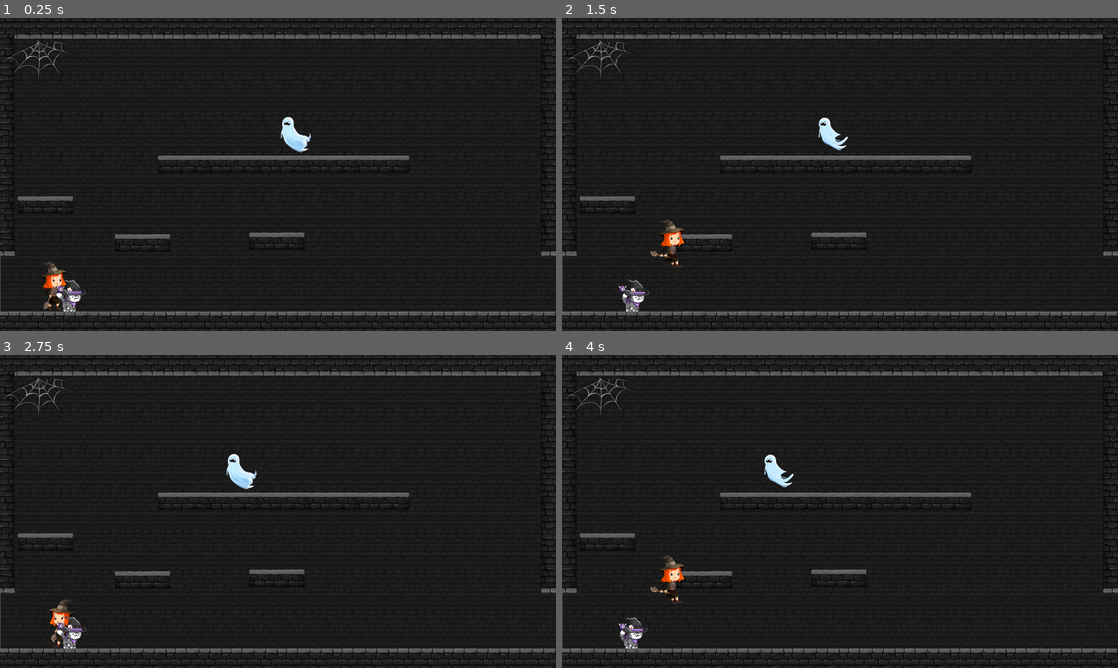
Above: before the commit, frames 1-4 (two rows, left to right).
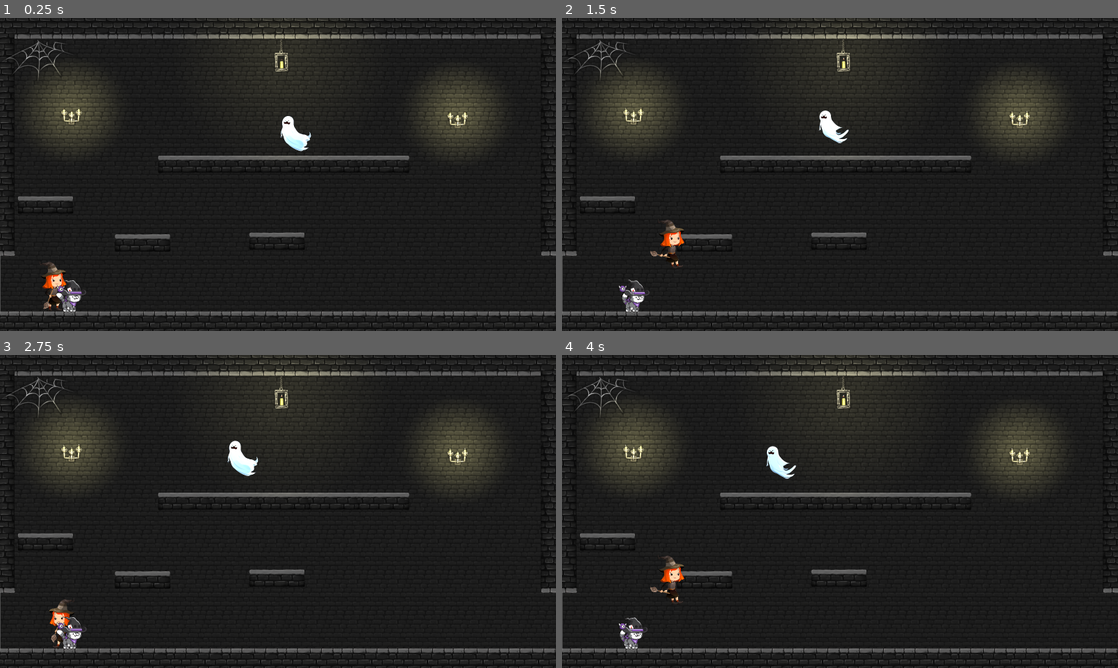
Above: after the commit, the same moments.

Repository: stellar-flame/cauldron
Game: Godot game, scene res://platformer/dungeon_1.tscn
The game is run twice, just before and just after one commit, with the same random seed, the same clock (stepped at 60 frames per second) and the same inputs. This scene is started directly instead of the project's main scene.
Inputs (mouse positions are in pixels of both pictures, inside the frame that each line leads up to):
- Up to frame 1 (0.25 s): no input
- Up to frame 2 (1.5 s): tap Enter (luna_jump) at 0.5, 0.77 s; move the mouse to (962, 158) at 0.52 s; hold Right (luna_right) from 0.53 s (still down); click (962, 158) at 0.6 s; move the mouse to (728, 190) at 1.27 s; click (728, 190) at 1.35 s
- Up to frame 3 (2.75 s): tap Enter (luna_jump) at 1.52 s; move the mouse to (333, 442) at 2.02 s; release Right (luna_right) at 2.03 s; hold Left (luna_left) from 2.03 s (still down); click (333, 442) at 2.1 s
- Up to frame 4 (4 s): move the mouse to (812, 574) at 2.77 s; release Left (luna_left) at 2.78 s; hold Right (luna_right) from 2.78 s (still down); click (812, 574) at 2.85 s; tap Enter (luna_jump) at 3.02, 3.77 s; move the mouse to (1006, 558) at 3.52 s; click (1006, 558) at 3.6 s

The runs differ from the first frame. In frame 1, 5.7% of the frame differs, in the area x 5-90%, y 0-44%; in frame 2, 5.7%; in frame 3, 5.9%; in frame 4, 5.7%.

Commit message:
added flames

Diff:
--- /dev/null
+++ b/platformer/candle_stick.tscn
@@ -0,0 +1,17 @@
+[gd_scene load_steps=3 format=3 uid="uid://baf3rh1jcv2j8"]
+
+[ext_resource type="Texture2D" uid="uid://dqbq1b5bmq4tx" path="res://assets/Props/Candlestick.png" id="1_6efhs"]
+[ext_resource type="PackedScene" uid="uid://bsl06gkbe6btl" path="res://platformer/flame.tscn" id="2_f3ejy"]
+
+[node name="CandleStick" type="Sprite2D"]
+position = Vector2(483, 301)
+texture = ExtResource("1_6efhs")
+
+[node name="CPUParticles2D3" parent="." instance=ExtResource("2_f3ejy")]
+position = Vector2(-37, -36)
+
+[node name="CPUParticles2D2" parent="." instance=ExtResource("2_f3ejy")]
+position = Vector2(-1, -25)
+
+[node name="CPUParticles2D" parent="." instance=ExtResource("2_f3ejy")]
+position = Vector2(32, -38)
--- a/platformer/dungeon_1.tscn
+++ b/platformer/dungeon_1.tscn
@@ -1,6 +1,8 @@
-[gd_scene load_steps=14 format=3 uid="uid://cdb58xjrepox5"]
+[gd_scene load_steps=16 format=3 uid="uid://cdb58xjrepox5"]
 
 [ext_resource type="Script" path="res://platformer/dungeon_1.gd" id="1_yudbj"]
+[ext_resource type="PackedScene" uid="uid://baf3rh1jcv2j8" path="res://platformer/candle_stick.tscn" id="2_50i4v"]
+[ext_resource type="PackedScene" uid="uid://cg2f4vrv8m8ru" path="res://platformer/lantern.tscn" id="2_utov8"]
 [ext_resource type="PackedScene" uid="uid://b4i0asvn1f6v4" path="res://platformer/characters/luna.tscn" id="3_3kw6e"]
 [ext_resource type="PackedScene" uid="uid://bs2bb45xo65nu" path="res://platformer/characters/stella.tscn" id="4_8jr37"]
 [ext_resource type="PackedScene" uid="uid://dm5244vs8gaeu" path="res://platformer/step.tscn" id="4_23g34"]
@@ -15,13 +17,22 @@
 
 [sub_resource type="Curve2D" id="Curve2D_ppkf3"]
 _data = {
-"points": PackedVector2Array(0, 0, 0, 0, 755, 510, 0, 0, 0, 0, 1813, 509)
+"points": PackedVector2Array(0, 0, 0, 0, 755, 510, 0, 0, 0, 0, 992, 444, 0, 0, 0, 0, 1284.24, 511.062, 0, 0, 0, 0, 1569, 446, 0, 0, 0, 0, 1813, 509)
 }
-point_count = 2
+point_count = 5
 
 [node name="Dungeon_1" type="Node2D"]
 position = Vector2(-13, 0)
 script = ExtResource("1_yudbj")
+
+[node name="CandleStick" parent="." instance=ExtResource("2_50i4v")]
+position = Vector2(344, 456)
+
+[node name="CandleStick2" parent="." instance=ExtResource("2_50i4v")]
+position = Vector2(2122, 472)
+
+[node name="Lantern" parent="." instance=ExtResource("2_utov8")]
+position = Vector2(1308, 176)
 
 [node name="Background" parent="." instance=ExtResource("4_kxh1h")]
 position = Vector2(17, -2)
--- /dev/null
+++ b/platformer/flame.tscn
@@ -0,0 +1,32 @@
+[gd_scene load_steps=4 format=3 uid="uid://bsl06gkbe6btl"]
+
+[ext_resource type="Texture2D" uid="uid://bx5gxhdqk2iif" path="res://assets/Props/2d_lights_and_shadows_neutral_point_light.webp" id="1_66oev"]
+
+[sub_resource type="Curve" id="Curve_ecy1u"]
+_data = [Vector2(0, 0), 0.0, 0.0, 0, 0, Vector2(0.5, 1), 0.0, 0.0, 0, 0, Vector2(1, 0), 0.0, 0.0, 0, 0]
+point_count = 3
+
+[sub_resource type="Gradient" id="Gradient_1nfnd"]
+offsets = PackedFloat32Array(0, 0.415254, 0.734463, 1)
+colors = PackedColorArray(0, 0, 0, 1, 0.921569, 0.392157, 0.329412, 1, 0.505882, 0.643137, 0.819608, 1, 1, 1, 1, 1)
+
+[node name="CPUParticles2D" type="CPUParticles2D"]
+position = Vector2(382, 390)
+amount = 150
+lifetime = 0.5
+speed_scale = 0.7
+randomness = 0.5
+emission_shape = 1
+emission_sphere_radius = 1.0
+direction = Vector2(0, -1)
+spread = 0.0
+gravity = Vector2(0, 0)
+initial_velocity_min = 10.0
+initial_velocity_max = 15.0
+scale_amount_curve = SubResource("Curve_ecy1u")
+color_ramp = SubResource("Gradient_1nfnd")
+
+[node name="PointLight2D" type="PointLight2D" parent="."]
+color = Color(0.909804, 0.866667, 0.533333, 1)
+texture = ExtResource("1_66oev")
+texture_scale = 2.0
--- /dev/null
+++ b/platformer/lantern.tscn
@@ -0,0 +1,12 @@
+[gd_scene load_steps=3 format=3 uid="uid://cg2f4vrv8m8ru"]
+
+[ext_resource type="Texture2D" uid="uid://c36p0og28xmti" path="res://assets/Props/Lantern.png" id="1_vsbgl"]
+[ext_resource type="PackedScene" uid="uid://bsl06gkbe6btl" path="res://platformer/flame.tscn" id="3_cv570"]
+
+[node name="Lantern" type="Sprite2D"]
+position = Vector2(361, 254)
+scale = Vector2(2, 2)
+texture = ExtResource("1_vsbgl")
+
+[node name="Flame" parent="." instance=ExtResource("3_cv570")]
+position = Vector2(1, 9.5)
Binary file added: assets/Props/2d_lights_and_shadows_neutral_point_light.webp
Not shown, added: assets/Props/2d_lights_and_shadows_neutral_point_light.webp.import
Not shown, changed: .DS_Store
Not shown, changed: assets/.DS_Store
